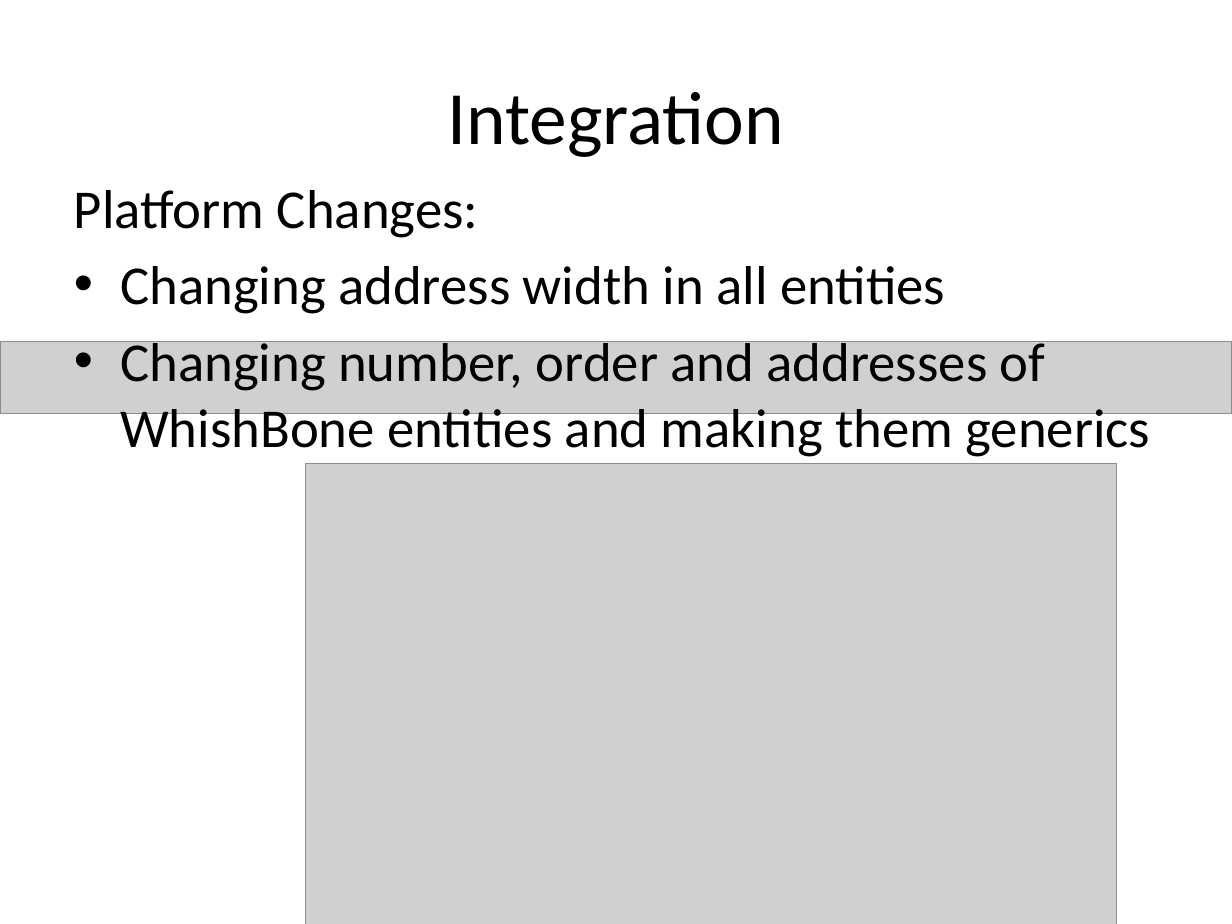
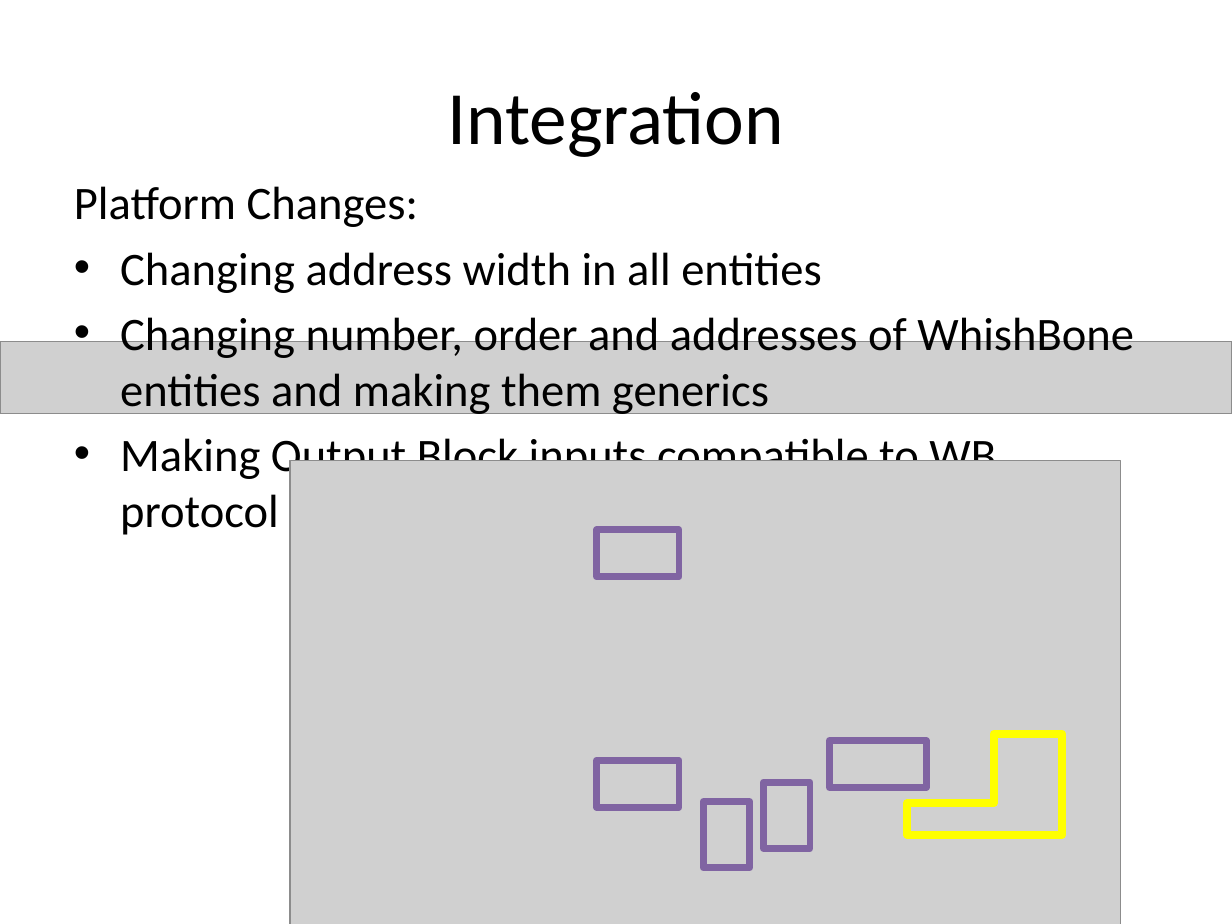
Before and after one commit to battellino/moran-zvika-project, a slide deck: slide 9 of presentation/FinalB/finalB.pptx. Drawn at 1232x924 pixels with LibreOffice and Linux fonts; fonts in the diff are those of the drawing; grey boxes stand for pictures; background and template pictures are left out. Boxes give left, top, right and bottom in pixels: in the first picture for what was removed or moved away, otherwise in the second. Text is boxed around its words. In the diff, an @@ line names an element or a change of style, - is before the commit and + after.

```diff
--- a/presentation/FinalB/finalB.pptx
+++ b/presentation/FinalB/finalB.pptx
@@ text at bbox=[74, 186, 1134, 418]: size 32 to 27.2 pt in "Platform Changes:", "Changing address width in all entities", "Changing number, order and addresses of WhishBone ..." @@
@@ text at bbox=[120, 432, 996, 483]: paragraph added @@
+• Making Output Block inputs compatible to WB protocol
@@ picture: place and size @@
-picture at bbox=[306, 464, 1116, 924]
+picture at bbox=[290, 461, 1120, 924]
@@ rectangle added at bbox=[596, 530, 679, 577], outline #8064A2 4 pt @@
@@ rectangle added at bbox=[829, 740, 926, 787], outline #8064A2 4 pt @@
@@ corner added at bbox=[907, 734, 1062, 835], outline #FFFF00 4.5 pt @@
@@ rectangle added at bbox=[596, 760, 679, 807], outline #8064A2 4 pt @@
@@ rectangle added at bbox=[703, 802, 750, 869], outline #8064A2 4 pt @@
@@ rectangle added at bbox=[764, 782, 811, 849], outline #8064A2 4 pt @@
```
Also in this commit, not shown: 15 other slides changed, 2 slides added, 1 slide removed.
